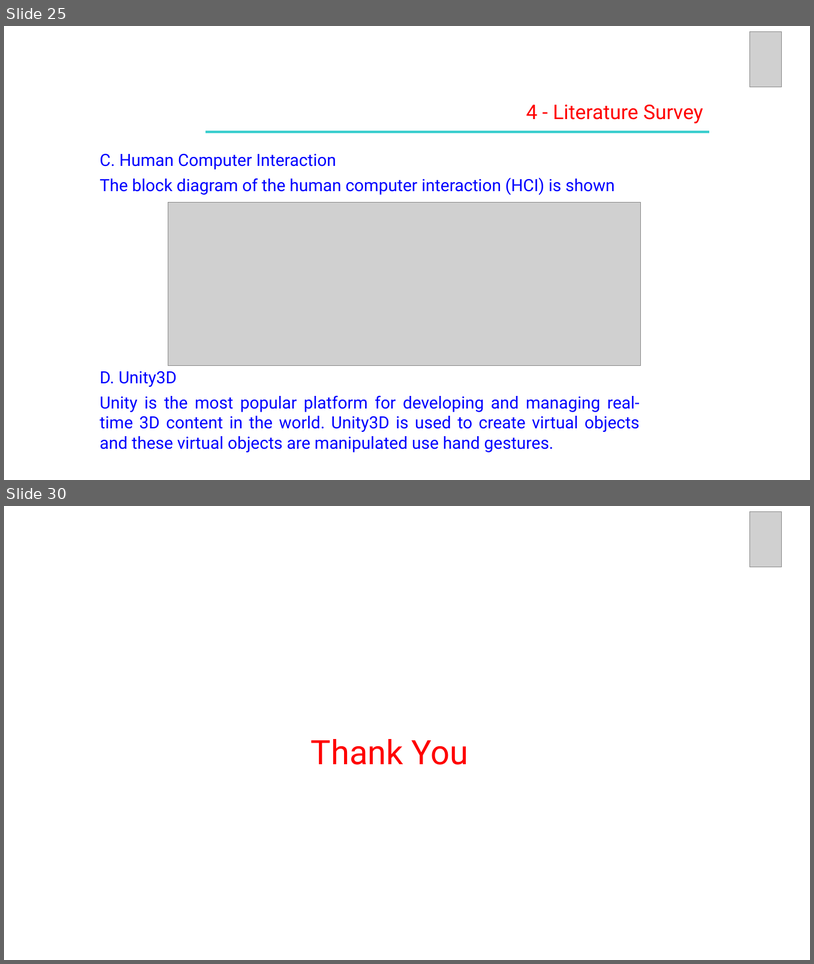
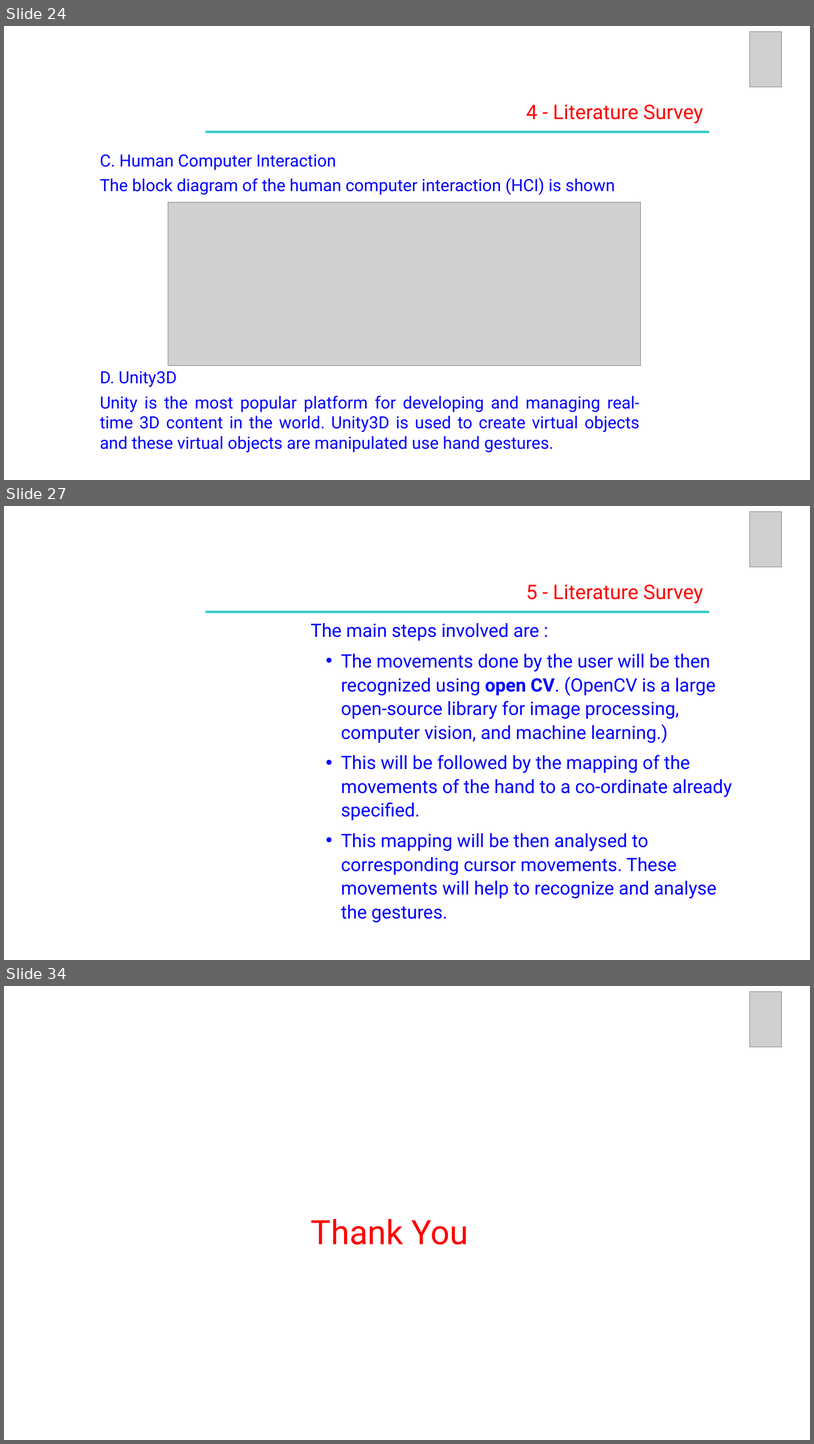
Before and after one commit to VishnuJG/CV-Workout, a slide deck: LiteratureSurvey/UE19CS390A_REVIEW 2.pptx. Shown one above the other, each under a label of ours: slides 25 and 30 before the commit, slides 24, 27 and 34 after it; the slides between them are not shown. The pictures are 814x964 and 814x1444 pixels, drawn with LibreOffice and Linux fonts; fonts in the diff are those of the drawing; grey boxes stand for pictures. Boxes give left, top, right and bottom in pixels: in the first picture for what was removed or moved away, otherwise in the second. Text is boxed around its words. In the diff, an @@ line names an element or a change of style, - is before the commit and + after.

```diff
--- a/LiteratureSurvey/UE19CS390A_REVIEW 2.pptx
+++ b/LiteratureSurvey/UE19CS390A_REVIEW 2.pptx
@@ slide 27 added at (4, 506, 810, 960), background #FFFFFF @@
@@ picture added at (750, 511, 783, 567) @@
@@ text added at (527, 584, 704, 603), 24 pt, text #FF0000 @@
+5 - Literature Survey
@@ rectangle added at (206, 610, 710, 613), fill #33CCCC @@
@@ text added at (311, 623, 732, 922), 22 pt, text #0000FF @@
+The main steps involved are :
+• The movements done by the user will be then recognized using open CV. (OpenCV is a large open-source library for image processing, computer vision, and machine learning.)
+• This will be followed by the mapping of the movements of the hand to a co-ordinate already specified.
+• This mapping will be then analysed to corresponding cursor movements. These movements will help to recognize and analyse the gestures.
@@ what was slide 25 is now slide 24 @@
@@ what was slide 30 is now slide 34 @@
```
Also in this commit, not shown: 18 slides changed, 6 other slides added, 3 slides removed, 1 other file.
